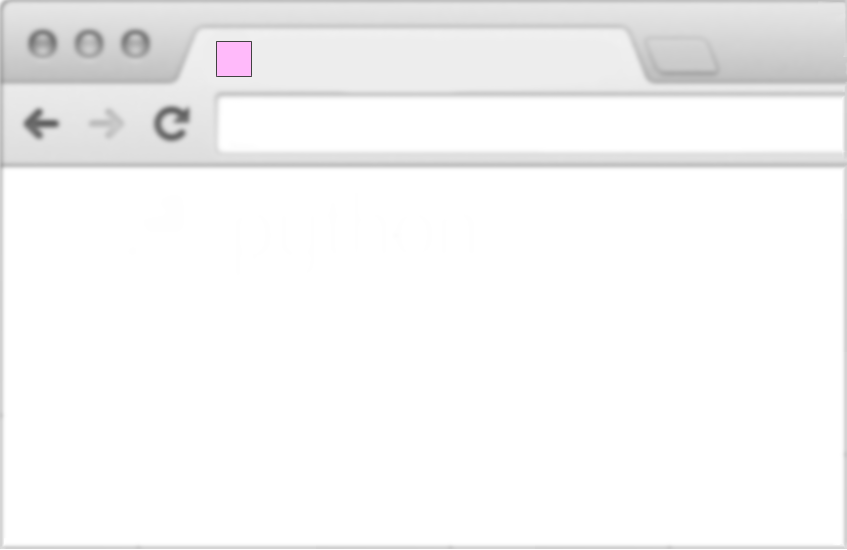
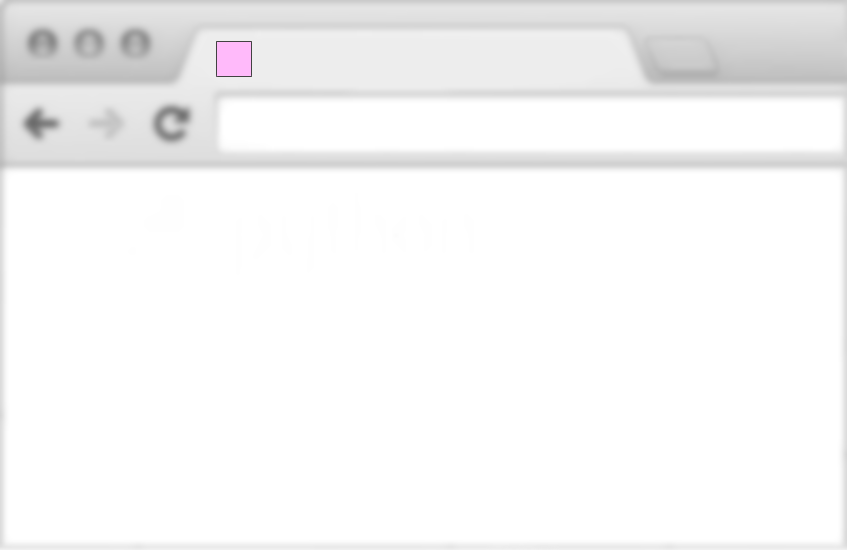
Before/after of a 847 x 550 layered artwork. What changed in the layer stack:
painted on "Layer 16" over [0, 0, 847, 550]
